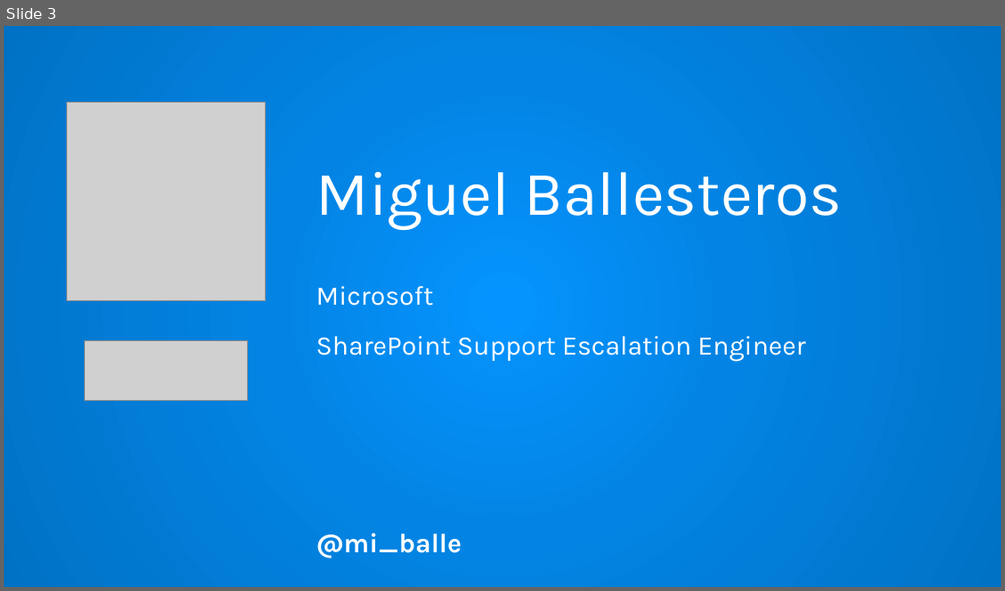
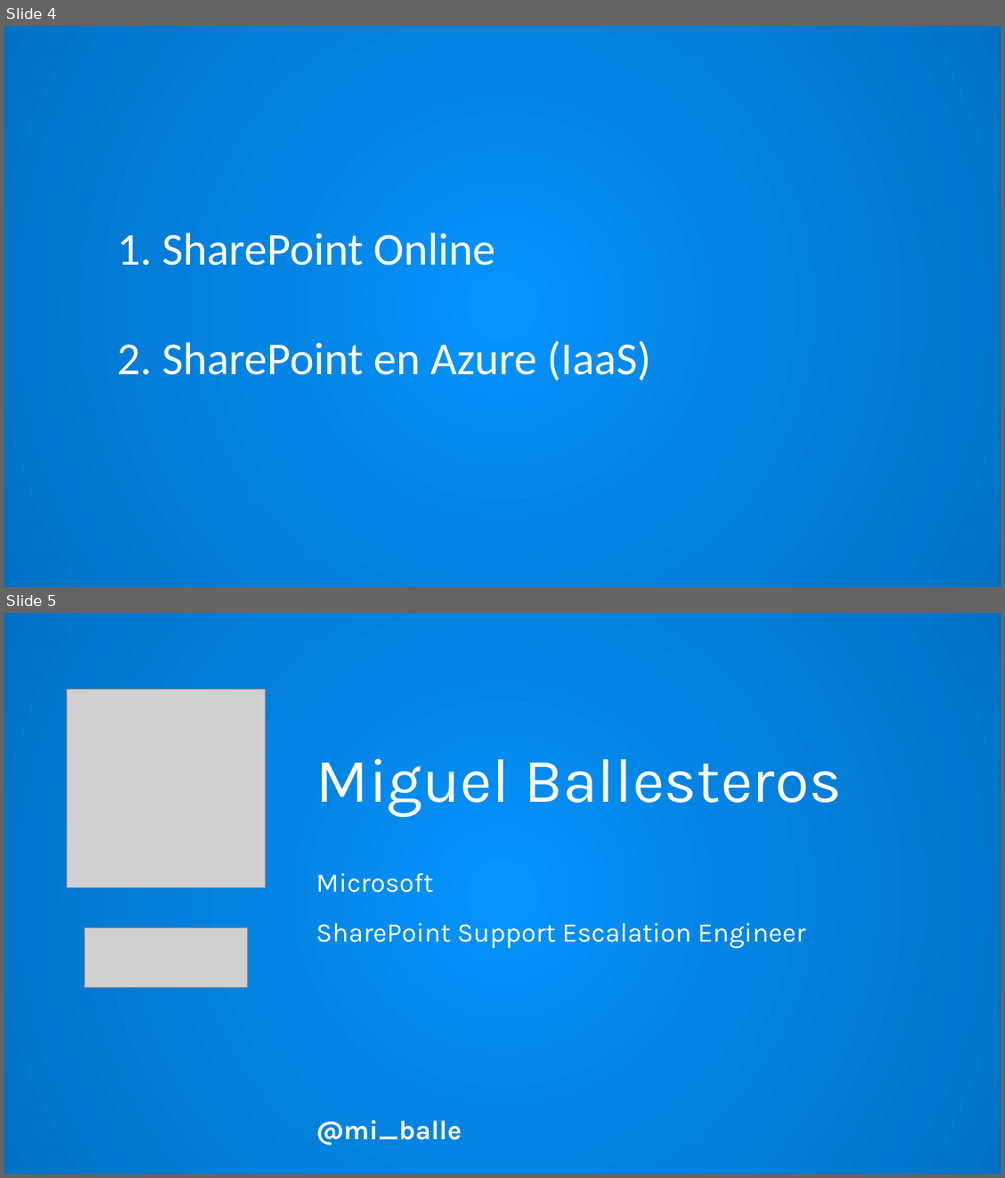
Before and after one commit to IberianSPC/Sessions2015, a slide deck: Build and intelligent Cloud/Miguel Ballesteros - Escenarios Alto Rendimiento para SPO.pptx. Shown one above the other, each under a label of ours: slide 3 before the commit, slides 4 and 5 after it. The pictures are 1005x591 and 1005x1178 pixels, drawn with LibreOffice and Linux fonts; fonts in the diff are those of the drawing; grey boxes stand for pictures; background and template pictures are left out. Boxes give left, top, right and bottom in pixels: in the first picture for what was removed or moved away, otherwise in the second. Text is boxed around its words. In the diff, an @@ line names an element or a change of style, - is before the commit and + after.

```diff
--- a/Build and intelligent Cloud/Miguel Ballesteros - Escenarios Alto Rendimiento para SPO.pptx
+++ b/Build and intelligent Cloud/Miguel Ballesteros - Escenarios Alto Rendimiento para SPO.pptx
@@ slide 4 added at [4, 26, 1001, 587], background gradient #0594FF to #0384E4 to #0072C5 @@
@@ text added at [162, 232, 651, 380], 44 pt, text #FFFFFF @@
+1. SharePoint Online
+2. SharePoint en Azure (IaaS)
@@ what was slide 3 is now slide 5 @@
```
Also in this commit, not shown: 6 slides changed, 3 other slides added.
